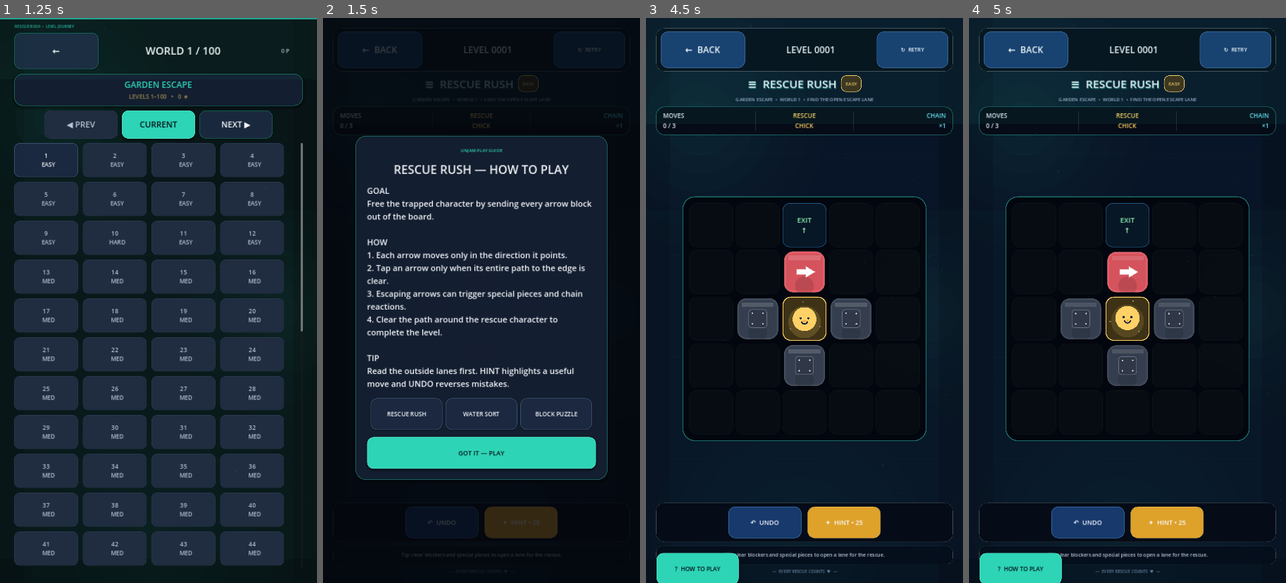
Above: before the commit, frames 1-4 (left to right).
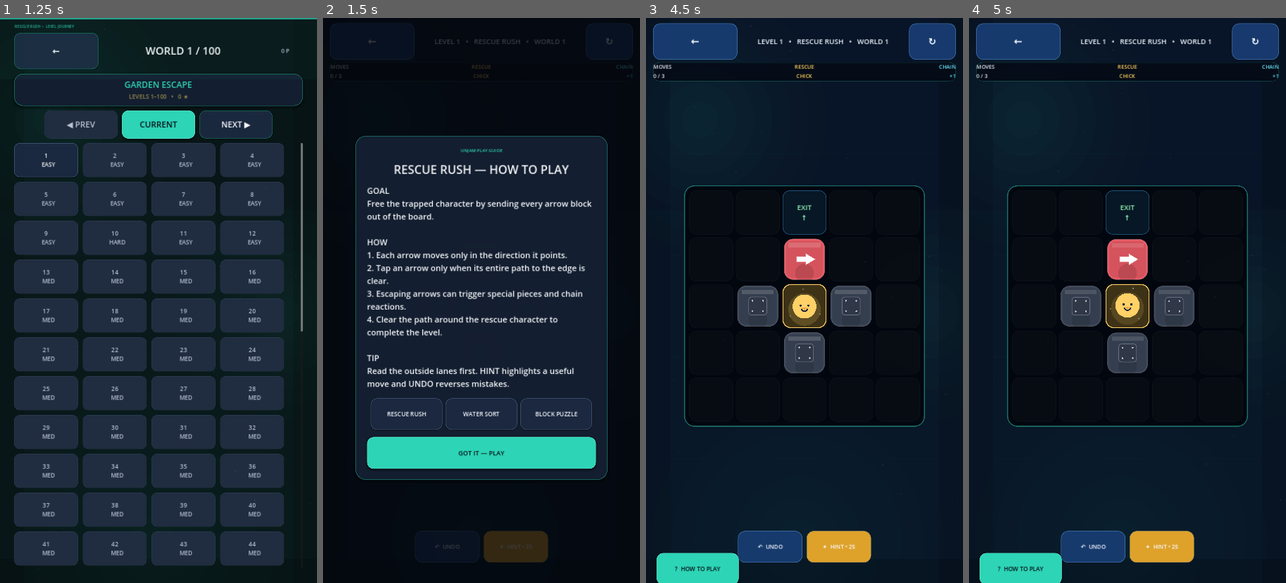
Above: after the commit, the same moments.

Repository: eghosa001/unjam
Game: Godot game, scene res://scenes/Main.tscn
The game is run twice, just before and just after one commit, with the same random seed, the same clock (stepped at 60 frames per second) and the same inputs.
Inputs:
- Up to frame 1 (1.25 s): click "PLAY NOW • LEVEL 1" at 0.5 s
- Up to frame 2 (1.5 s): click "1 EASY" at 1.25 s
- Up to frame 3 (4.5 s): click "↻ RETRY" (after the commit: "↻") at 2 s; click "↻ RETRY" (after the commit: "↻") at 2.75 s; click "↻ RETRY" (after the commit: "↻") at 3.5 s; click "GOT IT — PLAY" at 4.25 s
- Up to frame 4 (5 s): no input

Frame 1 is identical in both runs. In frame 2, 2.6% of the frame differs, in the area x 2-98%, y 1-98%; in frame 3, 16%, in the area x 2-98%, y 0-99%; in frame 4, 16%.

Commit message:
chore: activate board-first Rescue Rush layout

Diff:
--- a/scenes/Game.tscn
+++ b/scenes/Game.tscn
@@ -1,6 +1,6 @@
 [gd_scene load_steps=5 format=3]
 
-[ext_resource path="res://scripts/game/rescue_rush_motion_final.gd" type="Script" id="1"]
+[ext_resource path="res://scripts/game/rescue_rush_casual.gd" type="Script" id="1"]
 [ext_resource path="res://scripts/ui/ui_touch_enhancer.gd" type="Script" id="2"]
 [ext_resource path="res://scripts/ui/rescue_result_guard.gd" type="Script" id="3"]
 [ext_resource path="res://scripts/ui/rescue_layout_polish.gd" type="Script" id="4"]
